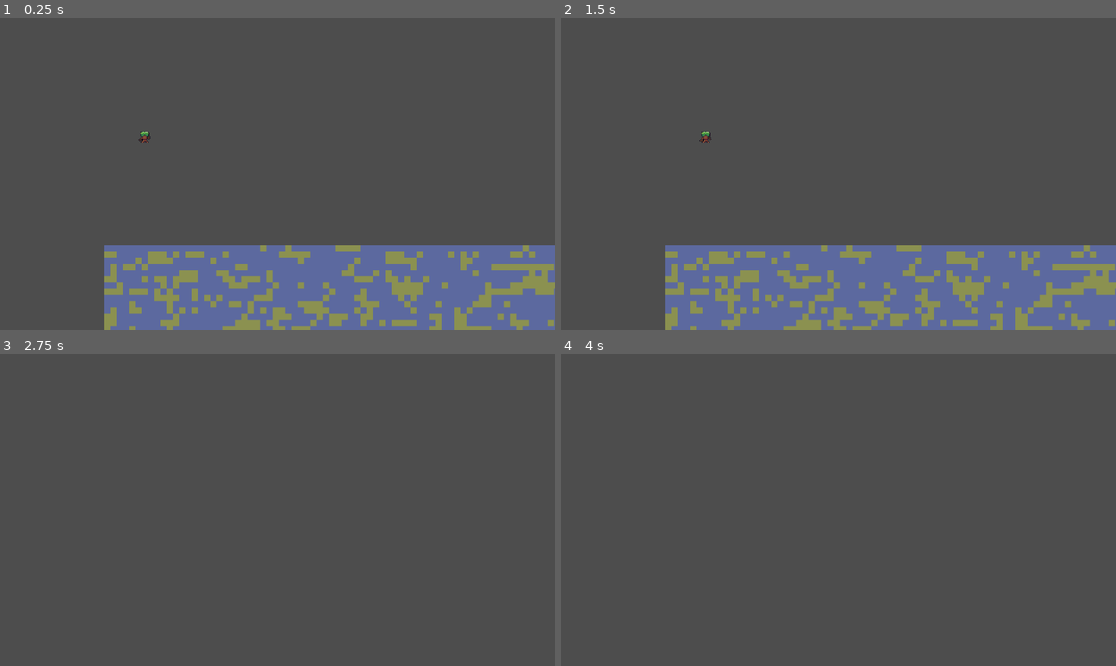
Above: before the commit, frames 1-4 (two rows, left to right).
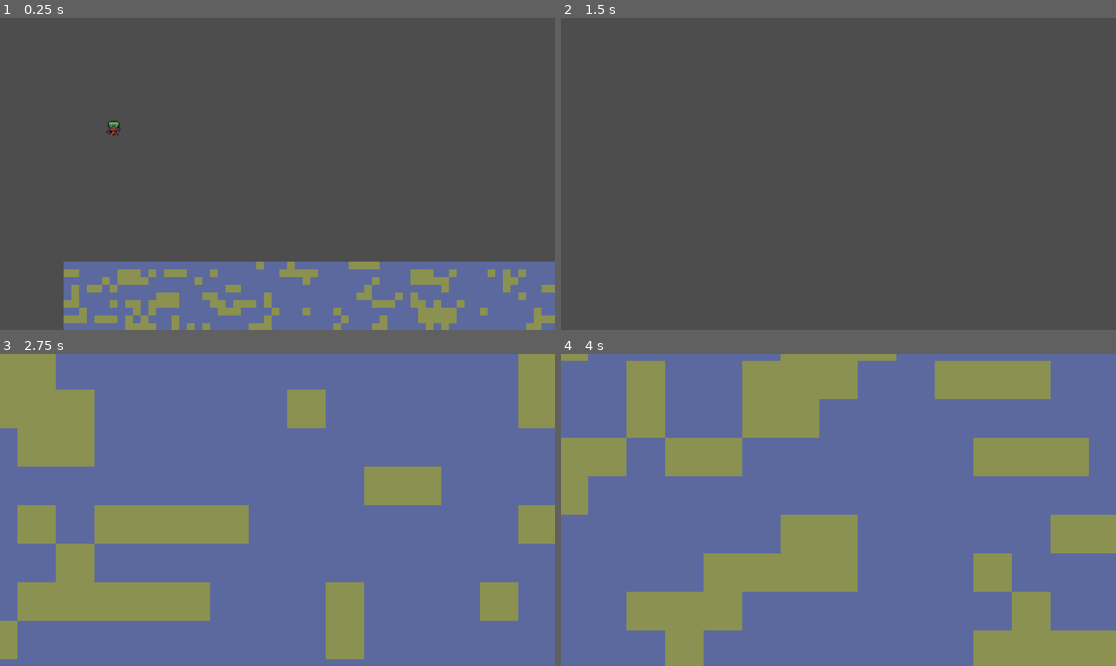
Above: after the commit, the same moments.

Repository: lewis785/ludum-dare-53
Game: Godot game, scene res://scenes/main.tscn
Same seed, same stepped clock (60 frames per second), same inputs: the game is played once before the commit and once after it.
Inputs (mouse positions are in pixels of both pictures, inside the frame that each line leads up to):
- Up to frame 1 (0.25 s): no input
- Up to frame 2 (1.5 s): tap Enter at 0.5 s; move the mouse to (960, 158) at 0.52 s; hold Q (camera_zoom_in, bound only after the commit) 0.53-1.28 s; click (960, 158) at 0.67 s; tap E (camera_zoom_out, bound only after the commit) at 0.8, 1.35 s; tap Space at 1.25 s; move the mouse to (727, 189) at 1.27 s; click (727, 189) at 1.42 s
- Up to frame 3 (2.75 s): tap Q (camera_zoom_in, bound only after the commit) at 1.55 s; tap Enter at 2 s; move the mouse to (333, 441) at 2.02 s; hold S (camera_down) from 2.03 s (still down); click (333, 441) at 2.17 s; tap E (camera_zoom_out, bound only after the commit) at 2.3 s
- Up to frame 4 (4 s): move the mouse to (810, 572) at 2.77 s; release S (camera_down) at 2.78 s; tap A (camera_left) at 2.85 s; click (810, 572) at 2.92 s; tap Q (camera_zoom_in, bound only after the commit) at 3.05 s; tap Space at 3.5 s; move the mouse to (1005, 556) at 3.52 s; hold D (camera_right) from 3.53 s (still down); click (1005, 556) at 3.67 s; tap E (camera_zoom_out, bound only after the commit) at 3.8 s

The runs differ from the first frame. In frame 1, 14% of the frame differs, in the area x 11-100%, y 32-100%; in frame 2, 22%; in frame 3, 100%, in the area x 0-100%, y 0-100%; in frame 4, 100%.

Commit message:
Added Camera Zoom

Diff:
--- a/project.godot
+++ b/project.godot
@@ -69,6 +69,16 @@
 "events": [Object(InputEventKey,"resource_local_to_scene":false,"resource_name":"","device":-1,"window_id":0,"alt_pressed":false,"shift_pressed":false,"ctrl_pressed":false,"meta_pressed":false,"pressed":false,"keycode":0,"physical_keycode":83,"key_label":0,"unicode":115,"echo":false,"script":null)
 ]
 }
+camera_zoom_in={
+"deadzone": 0.5,
+"events": [Object(InputEventKey,"resource_local_to_scene":false,"resource_name":"","device":-1,"window_id":0,"alt_pressed":false,"shift_pressed":false,"ctrl_pressed":false,"meta_pressed":false,"pressed":false,"keycode":0,"physical_keycode":81,"key_label":0,"unicode":113,"echo":false,"script":null)
+]
+}
+camera_zoom_out={
+"deadzone": 0.5,
+"events": [Object(InputEventKey,"resource_local_to_scene":false,"resource_name":"","device":-1,"window_id":0,"alt_pressed":false,"shift_pressed":false,"ctrl_pressed":false,"meta_pressed":false,"pressed":false,"keycode":0,"physical_keycode":69,"key_label":0,"unicode":101,"echo":false,"script":null)
+]
+}
 
 [rendering]
 
--- a/scenes/Camera/Camera.tscn
+++ b/scenes/Camera/Camera.tscn
@@ -6,6 +6,4 @@
 
 [node name="Camera2D" type="Camera2D" parent="."]
 position = Vector2(-4, 0)
-zoom = Vector2(0.811, 0.811)
 script = ExtResource("1_67m5s")
-camera_speed = 200
--- a/scenes/Camera/camera_controller.gd
+++ b/scenes/Camera/camera_controller.gd
@@ -1,6 +1,7 @@
 extends Camera2D
 
 @export var camera_speed = 20
+@export var camera_zoom_speed = 1
 
 # Called when the node enters the scene tree for the first time.
 func _ready():
@@ -21,5 +22,11 @@
 		movement.y -= camera_speed
 	if Input.is_action_pressed("camera_down"):
 		movement.y += camera_speed
+	if Input.is_action_pressed("camera_zoom_in"):
+		print("camera_zoom_in")
+		set_zoom(get_zoom() - Vector2(camera_zoom_speed, camera_zoom_speed))
+	if Input.is_action_pressed("camera_zoom_out"):
+		print("camera_zoom_out")
+		set_zoom(get_zoom() + Vector2(camera_zoom_speed, camera_zoom_speed))
 
 	position = movement
--- a/scenes/enemy/enemy.gd
+++ b/scenes/enemy/enemy.gd
@@ -38,7 +38,7 @@
 
 func find_targets() -> Array[Target]:
 	var targets : Array[Node] = get_tree().get_nodes_in_group("targets")
-	print("targets...", targets)
+	#print("targets...", targets)
 
 	return markers(targets)
 
